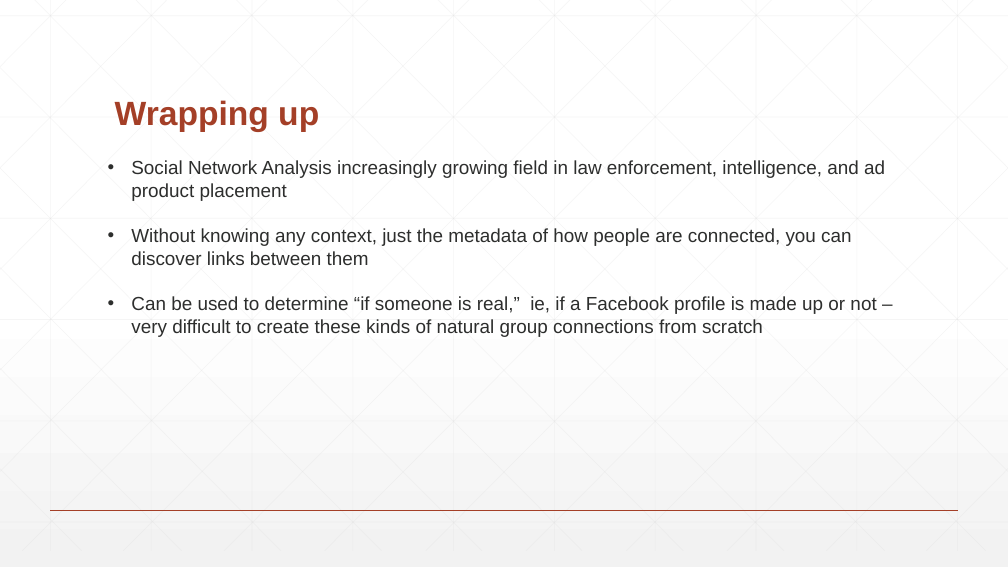
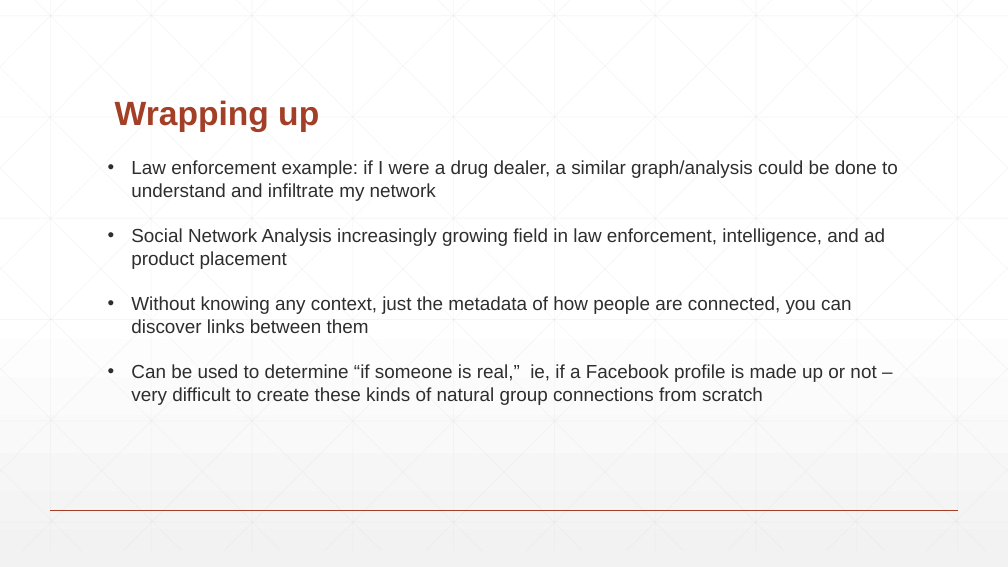
Before and after one commit to lostangles/datamining, a slide deck: slide 30 of Presentation.pptx (slide 29 before the commit). Drawn at 1008x567 pixels with LibreOffice and Linux fonts; fonts in the diff are those of the drawing. Boxes give left, top, right and bottom in pixels: in the first picture for what was removed or moved away, otherwise in the second. Text is boxed around its words. In the diff, an @@ line names an element or a change of style, - is before the commit and + after.

```diff
--- a/Presentation.pptx
+++ b/Presentation.pptx
@@ text at [131, 160, 898, 201]: paragraph added @@
+• Law enforcement example: if I were a drug dealer, a similar graph/analysis could be done to understand and infiltrate my network
```
Also in this commit, not shown: 1 slide added, 1 other file.
